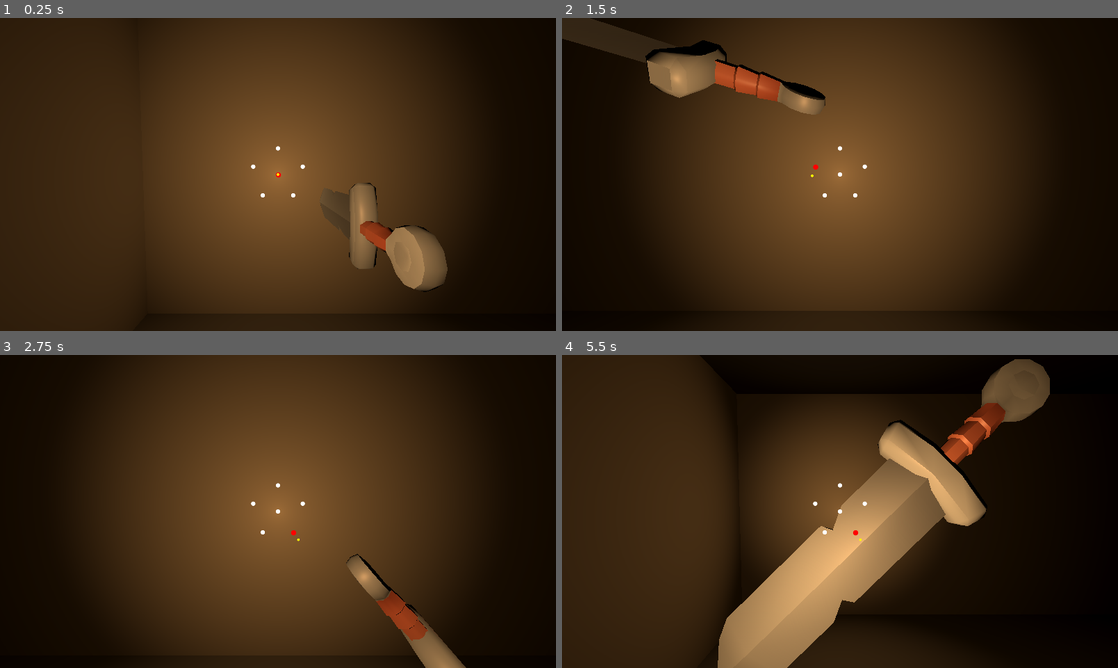
Above: before the commit, frames 1-4 (two rows, left to right).
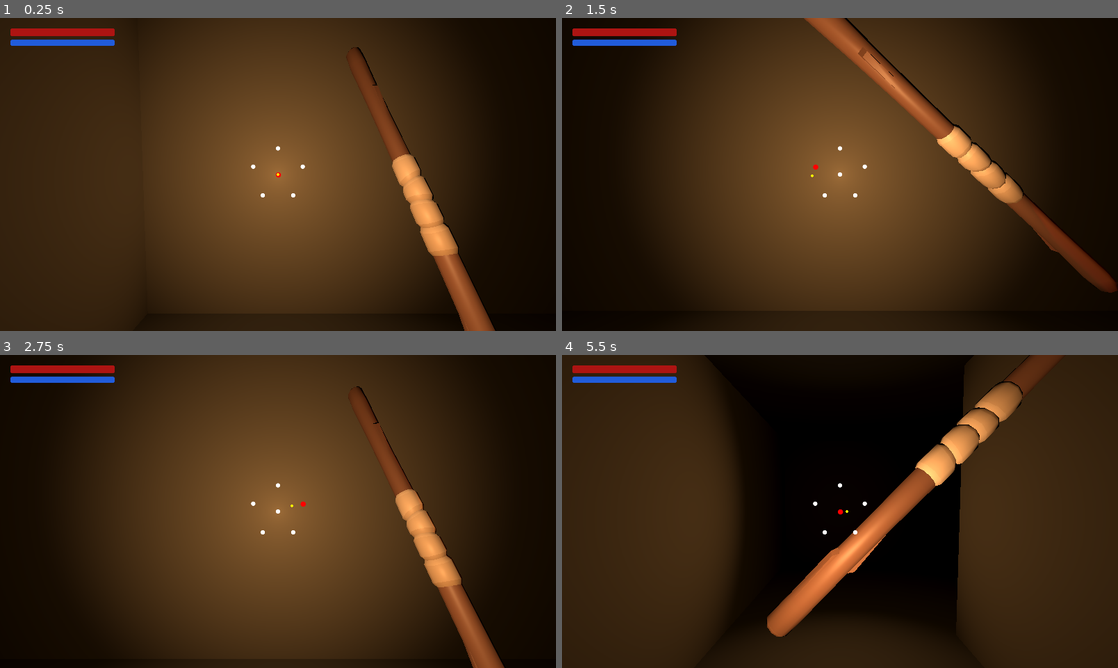
Above: after the commit, the same moments.

Repository: MendelDdS/pdc-godot
Game: Godot game, scene res://scenes/main.tscn
Same seed, same stepped clock (60 frames per second), same inputs: the game is played once before the commit and once after it.
Inputs (mouse positions are in pixels of both pictures, inside the frame that each line leads up to):
- Up to frame 1 (0.25 s): no input
- Up to frame 2 (1.5 s): move the mouse to (867, 174) at 0.52 s; hold D (Right strafe) 0.53-1.28 s; hold Right mouse button (Item Passive) 0.53-1.28 s; click (867, 174) at 0.6 s; tap Enter at 1.25 s; move the mouse to (812, 174) at 1.27 s; hold Down (Back) from 1.28 s (still down); right-click (812, 174) at 1.35 s
- Up to frame 3 (2.75 s): click (250, 511) at 1.55 s; move the mouse to (289, 505) at 2.02 s; release Down (Back) at 2.03 s; hold D (Right strafe) from 2.03 s (still down); hold Up (Foward) from 2.03 s (still down); right-click (289, 505) at 2.3 s
- Up to frame 4 (5.5 s): move the mouse to (834, 517) at 2.77 s; release Up (Foward) at 2.78 s; click (834, 517) at 2.85 s; move the mouse to (878, 514) at 3.52 s; release D (Right strafe) at 3.53 s; hold Right mouse button (Item Passive) 3.53-4.28 s; hold A (Left strafe) 3.53-5.03 s; move the mouse to (795, 508) at 4.27 s; click (795, 508) at 4.35 s; move the mouse to (845, 511) at 5.02 s; hold Down (Back) from 5.03 s (still down); hold Right mouse button (Item Passive) from 5.03 s (still down)

The runs differ from the first frame. In frame 1, 7.3% of the frame differs, in the area x 1-90%, y 3-100%; in frame 2, 9.9%; in frame 3, 6.3%; in frame 4, 55%, in the area x 1-100%, y 0-100%.

Commit message:
feat(#0000): implement idle animation and player resources UI

Diff:
--- a/scenes/actors/player/player.gd
+++ b/scenes/actors/player/player.gd
@@ -8,6 +8,13 @@
 @export var player_class: PlayerClass = PlayerClass.MAGE
 @export var warrior_starting_weapon_scene: PackedScene
 @export var mage_starting_weapon_scene: PackedScene
+@export var max_stamina: float = 100.0
+@export var stamina_regen_per_second: float = 18.0
+@export var sword_attack_stamina_cost: float = 18.0
+@export var block_stamina_cost: float = 14.0
+@export var max_mana: float = 100.0
+@export var mana_regen_per_second: float = 10.0
+@export var spell_mana_cost: float = 22.0
 
 const MOVE_DURATION: float = 0.35
 const ROTATE_DURATION: float = 0.3
@@ -36,6 +43,7 @@
 @onready var right_ray: RayCast3D = $RightRay
 @onready var melee_ray: RayCast3D = $CameraPivot/Camera3D/MeleeRay
 @onready var weapon_attack_animator: WeaponAttackAnimator = $WeaponAttackAnimator
+@onready var resources_ui: CanvasLayer = $PlayerResourcesUI
 
 var player_name: String = "Mendel"
 var is_moving: bool = false
@@ -57,6 +65,8 @@
 var active_attack_is_critical: bool = false
 var queued_magic_is_critical: bool = false
 var can_attack: bool = true
+var stamina: float = 100.0
+var mana: float = 100.0
 
 const ATTACK_RECOVERY_DELAY: float = 0.0
 
@@ -73,6 +83,10 @@
 	health_component.damage_taken.connect(_on_take_damage)
 
 	combat_ui.direction_changed.connect(_on_combat_direction_changed)
+	stamina = max_stamina
+	mana = max_mana
+	resources_ui.setup_for_class(player_class == PlayerClass.MAGE)
+	_update_resources_ui()
 
 	var starting_weapon_scene := _get_starting_weapon_scene()
 	if starting_weapon_scene != null:
@@ -85,6 +99,7 @@
 	handle_head_bob(delta)
 	handle_movement_input()
 	handle_combat_input()
+	_update_resources(delta)
 	_update_attack_recovery(delta)
 	update_weapon_stance(delta)
 
@@ -101,7 +116,7 @@
 		block_ready_msec = -100000
 		defense_pose_ready = false
 
-	is_defending = Input.is_action_pressed("Item Passive")
+	is_defending = Input.is_action_pressed("Item Passive") and _can_defend()
 	if not is_defending:
 		defense_pose_ready = false
 
@@ -109,18 +124,18 @@
 		return
 
 	if _is_using_staff():
-		if Input.is_action_just_pressed("Item Action") and can_attack and not is_defending:
+		if Input.is_action_just_pressed("Item Action") and can_attack and not is_defending and _has_mana_for_spell():
 			active_weapon_combat.start_draw(combat_ui.current_direction)
 		elif Input.is_action_just_released("Item Action") and active_weapon_combat.is_drawing():
 			var cast_result: Dictionary = active_weapon_combat.finish_draw()
-			if cast_result["valid"]:
+			if cast_result["valid"] and _consume_mana(spell_mana_cost):
 				queued_magic_is_critical = cast_result["critical"]
 				perform_attack()
 	elif Input.is_action_just_pressed("Item Action") and can_attack and not is_defending:
 		perform_attack()
 
 func is_blocking() -> bool:
-	return is_defending
+	return is_defending and _can_defend()
 
 func is_perfect_blocking() -> bool:
 	if not is_defending or not defense_pose_ready:
@@ -152,6 +167,9 @@
 	return current_weapon != null and not _is_using_staff()
 
 func play_block_impact_feedback() -> void:
+	if _is_using_sword():
+		_consume_stamina(block_stamina_cost)
+
 	var original_pos := weapon_pivot.position
 	var original_quat := weapon_pivot.quaternion
 	var recoil_pos := original_pos + Vector3(0.04, 0.05, 0.24)
@@ -194,17 +212,56 @@
 	if attack_recovery_timer <= 0.0:
 		attack_recovering = false
 
+func _update_resources(delta: float) -> void:
+	if _is_using_sword() and not is_attacking:
+		stamina = minf(stamina + stamina_regen_per_second * delta, max_stamina)
+	if _is_using_staff() and not is_attacking:
+		mana = minf(mana + mana_regen_per_second * delta, max_mana)
+	_update_resources_ui()
+
+func _update_resources_ui() -> void:
+	if resources_ui == null:
+		return
+
+	resources_ui.set_health(health_component.current_health, health_component.max_health)
+	resources_ui.set_stamina(stamina, max_stamina)
+	resources_ui.set_mana(mana, max_mana)
+
+func _can_defend() -> bool:
+	return not _is_using_sword() or stamina > 0.0
+
+func _has_mana_for_spell() -> bool:
+	return mana >= spell_mana_cost
+
+func _consume_stamina(amount: float) -> bool:
+	if stamina < amount:
+		return false
+
+	stamina -= amount
+	_update_resources_ui()
+	return true
+
+func _consume_mana(amount: float) -> bool:
+	if mana < amount:
+		return false
+
+	mana -= amount
+	_update_resources_ui()
+	return true
+
 func update_weapon_stance(delta: float) -> void:
 	if active_weapon_combat == null or is_attacking or attack_recovering:
 		return
 
-	var result: Dictionary = active_weapon_combat.update_weapon_stance(delta, is_defending, DEFENSE_STANCE)
+	var result: Dictionary = active_weapon_combat.update_weapon_stance(delta, is_defending, DEFENSE_STANCE, not is_moving and not is_rotating)
 	if is_defending and not defense_pose_ready and result.get("defense_ready", false):
 		defense_pose_ready = true
 		block_ready_msec = Time.get_ticks_msec()
 
 func perform_attack() -> void:
 	if is_attacking or not can_attack or active_weapon_combat == null:
+		return
+	if _is_using_sword() and not _consume_stamina(sword_attack_stamina_cost):
 		return
 
 	is_attacking = true
@@ -545,12 +602,15 @@
 
 func _on_died() -> void:
 	print(player_name + " died!")
+	_update_resources_ui()
 	#queue_free()
 
 func _on_health_changed() -> void:
 	print("Cura recebida! HP: ", health_component.current_health)
+	_update_resources_ui()
 
 func _on_take_damage() -> void:
+	_update_resources_ui()
 	_play_damage_camera_shake()
 
 func _play_damage_camera_shake() -> void:
--- a/scenes/actors/player/player.tscn
+++ b/scenes/actors/player/player.tscn
@@ -7,6 +7,7 @@
 [ext_resource type="PackedScene" uid="uid://t4el21g5ilqe" path="res://scenes/camera/CameraPivot.tscn" id="2_oj104"]
 [ext_resource type="PackedScene" uid="uid://ciofb6tsj0kku" path="res://scenes/actors/items/weapons/simple_staff.tscn" id="2_staff_weapon"]
 [ext_resource type="PackedScene" uid="uid://dh4s2qj4kx12i" path="res://scenes/actors/items/weapons/simple_sword.tscn" id="2_sword_weapon"]
+[ext_resource type="PackedScene" uid="uid://cq7ssam8cx4cn" path="res://scenes/ui/player_resources_ui.tscn" id="3_resources_ui"]
 
 [sub_resource type="CapsuleMesh" id="CapsuleMesh_l17oj"]
 height = 1.8
@@ -16,7 +17,6 @@
 
 [node name="Player" type="CharacterBody3D" unique_id=2122427803]
 script = ExtResource("1_1fipg")
-player_class = 0
 warrior_starting_weapon_scene = ExtResource("2_sword_weapon")
 mage_starting_weapon_scene = ExtResource("2_staff_weapon")
 
@@ -55,3 +55,5 @@
 target_position = Vector3(0, 0, -3.5)
 
 [node name="CombatUI" parent="." unique_id=813536664 instance=ExtResource("2_combat")]
+
+[node name="PlayerResourcesUI" parent="." unique_id=188777756 instance=ExtResource("3_resources_ui")]
--- a/scenes/actors/player/staff_combat.gd
+++ b/scenes/actors/player/staff_combat.gd
@@ -8,6 +8,9 @@
 const STANCE_ROTATE_SPEED: float = 12.0
 const DEFENSE_READY_DISTANCE: float = 0.04
 const DEFENSE_READY_ROT_DOT: float = 0.995
+const BREATH_FREQ: float = 1.3
+const BREATH_POS_AMOUNT: Vector3 = Vector3(0.014, 0.024, 0.01)
+const BREATH_ROT_AMOUNT: Vector3 = Vector3(0.65, 0.25, 0.55)
 const MAGIC_CRITICAL_MAX_TIME: float = 0.3
 const MAGIC_SPELL_PATTERNS: Array[Array] = [
 	[5, 1, 2],
@@ -25,6 +28,7 @@
 var sequence: Array[int] = []
 var sequence_times: Array[int] = []
 var drawn_edges: Dictionary = {}
+var breath_time: float = 0.0
 
 func setup(ui: CombatUI, pivot: Node3D, player_camera: Camera3D) -> void:
 	combat_ui = ui
@@ -110,8 +114,9 @@
 	draw_invalid = false
 	draw_closed = false
 	_clear_draw()
-
-func update_weapon_stance(delta: float, is_defending: bool, defense_stance: Dictionary) -> Dictionary:
+	breath_time = randf() * TAU
+
+func update_weapon_stance(delta: float, is_defending: bool, defense_stance: Dictionary, is_idle: bool = false) -> Dictionary:
 	if drawing:
 		return {"defense_ready": false}
 
@@ -120,6 +125,10 @@
 	if is_defending:
 		base_target_pos = defense_stance["pos"]
 		base_target_quat = _degrees_to_quat(defense_stance["rot"])
+	elif is_idle:
+		var breath := _get_breath_offset(delta)
+		base_target_pos += breath["pos"]
+		base_target_quat *= _local_quat(breath["rot"])
 
 	var rotate_speed := DEFENSE_TRANSITION_SPEED if is_defending else STANCE_ROTATE_SPEED
 	var weight := clampf(delta * rotate_speed, 0.0, 1.0)
@@ -133,6 +142,15 @@
 		defense_ready = position_ready and rotation_ready
 
 	return {"defense_ready": defense_ready}
+
+func _get_breath_offset(delta: float) -> Dictionary:
+	breath_time += delta * BREATH_FREQ
+	var wave := sin(breath_time)
+	var side_wave := sin(breath_time * 0.57 + 1.0)
+	return {
+		"pos": Vector3(BREATH_POS_AMOUNT.x * side_wave, BREATH_POS_AMOUNT.y * wave, BREATH_POS_AMOUNT.z * wave),
+		"rot": Vector3(BREATH_ROT_AMOUNT.x * wave, BREATH_ROT_AMOUNT.y * side_wave, BREATH_ROT_AMOUNT.z * side_wave)
+	}
 
 func handle_direction_changed(dir_index: int, is_attacking: bool, ui_locked: bool) -> void:
 	if is_attacking or ui_locked:
--- a/scenes/actors/player/sword_combat.gd
+++ b/scenes/actors/player/sword_combat.gd
@@ -8,6 +8,9 @@
 const BOTTOM_CROSS_ARC_HEIGHT: float = 0.85
 const DEFENSE_READY_DISTANCE: float = 0.04
 const DEFENSE_READY_ROT_DOT: float = 0.995
+const BREATH_FREQ: float = 1.45
+const BREATH_POS_AMOUNT: Vector3 = Vector3(0.018, 0.028, 0.012)
+const BREATH_ROT_AMOUNT: Vector3 = Vector3(0.9, 0.35, 0.7)
 const STANCES = {
 	0: {"pos": Vector3(0.5, -0.3, -1), "rot": Vector3(0, -90, 90)},
 	1: {"pos": Vector3(0, 0.7, -1), "rot": Vector3(0, -90, 0)},
@@ -30,6 +33,7 @@
 var stance_actual_start_pos: Vector3 = Vector3.ZERO
 var stance_actual_start_quat: Quaternion = Quaternion.IDENTITY
 var stance_transition_elapsed: float = 0.0
+var breath_time: float = 0.0
 
 func setup(ui: CombatUI, pivot: Node3D, player_camera: Camera3D) -> void:
 	combat_ui = ui
@@ -42,8 +46,9 @@
 	target_stance_rot = STANCES[0]["rot"]
 	stance_transitioning = false
 	stance_transition_elapsed = 0.0
-
-func update_weapon_stance(delta: float, is_defending: bool, defense_stance: Dictionary) -> Dictionary:
+	breath_time = randf() * TAU
+
+func update_weapon_stance(delta: float, is_defending: bool, defense_stance: Dictionary, is_idle: bool = false) -> Dictionary:
 	var base_target_pos: Vector3 = target_stance_pos
 	var base_target_quat := _degrees_to_quat(target_stance_rot)
 
@@ -75,6 +80,11 @@
 		if progress >= 1.0:
 			stance_transitioning = false
 	else:
+		if is_idle and not is_defending:
+			var breath := _get_breath_offset(delta)
+			base_target_pos += breath["pos"]
+			base_target_quat *= _local_quat(breath["rot"])
+
 		var rotate_speed := DEFENSE_TRANSITION_SPEED if is_defending else STANCE_ROTATE_SPEED
 		var weight := clampf(delta * rotate_speed, 0.0, 1.0)
 		weapon_pivot.position = weapon_pivot.position.lerp(base_target_pos, weight)
@@ -87,6 +97,15 @@
 		defense_ready = position_ready and rotation_ready
 
 	return {"defense_ready": defense_ready}
+
+func _get_breath_offset(delta: float) -> Dictionary:
+	breath_time += delta * BREATH_FREQ
+	var wave := sin(breath_time)
+	var side_wave := sin(breath_time * 0.53 + 1.2)
+	return {
+		"pos": Vector3(BREATH_POS_AMOUNT.x * side_wave, BREATH_POS_AMOUNT.y * wave, BREATH_POS_AMOUNT.z * wave),
+		"rot": Vector3(BREATH_ROT_AMOUNT.x * wave, BREATH_ROT_AMOUNT.y * side_wave, BREATH_ROT_AMOUNT.z * side_wave)
+	}
 
 func handle_direction_changed(dir_index: int, is_attacking: bool, ui_locked: bool) -> void:
 	if is_attacking or ui_locked:
--- a/scenes/components/health_component.gd
+++ b/scenes/components/health_component.gd
@@ -23,7 +23,7 @@
 
 func heal_entity(value) -> void:
 	current_health += value
-	current_health = min(current_health, 100)
+	current_health = min(current_health, max_health)
 
 	emit_signal("healing")
 
--- /dev/null
+++ b/scenes/ui/player_resources_ui.gd
@@ -0,0 +1,23 @@
+extends CanvasLayer
+class_name PlayerResourcesUI
+
+@onready var health_bar: ProgressBar = $Root/Bars/HealthBar
+@onready var stamina_bar: ProgressBar = $Root/Bars/StaminaBar
+@onready var mana_bar: ProgressBar = $Root/Bars/ManaBar
+
+func setup_for_class(is_mage: bool) -> void:
+	stamina_bar.visible = not is_mage
+	mana_bar.visible = is_mage
+
+func set_health(value: float, max_value: float) -> void:
+	_set_bar(health_bar, value, max_value)
+
+func set_stamina(value: float, max_value: float) -> void:
+	_set_bar(stamina_bar, value, max_value)
+
+func set_mana(value: float, max_value: float) -> void:
+	_set_bar(mana_bar, value, max_value)
+
+func _set_bar(bar: ProgressBar, value: float, max_value: float) -> void:
+	bar.max_value = max_value
+	bar.value = clampf(value, 0.0, max_value)
--- /dev/null
+++ b/scenes/ui/player_resources_ui.tscn
@@ -0,0 +1,78 @@
+[gd_scene format=3 uid="uid://cq7ssam8cx4cn"]
+
+[ext_resource type="Script" path="res://scenes/ui/player_resources_ui.gd" id="1_resources"]
+
+[sub_resource type="StyleBoxFlat" id="StyleBoxFlat_bg"]
+bg_color = Color(0.04, 0.04, 0.045, 0.78)
+corner_radius_top_left = 4
+corner_radius_top_right = 4
+corner_radius_bottom_right = 4
+corner_radius_bottom_left = 4
+
+[sub_resource type="StyleBoxFlat" id="StyleBoxFlat_health"]
+bg_color = Color(0.68, 0.08, 0.07, 1)
+corner_radius_top_left = 4
+corner_radius_top_right = 4
+corner_radius_bottom_right = 4
+corner_radius_bottom_left = 4
+
+[sub_resource type="StyleBoxFlat" id="StyleBoxFlat_stamina"]
+bg_color = Color(0.18, 0.62, 0.22, 1)
+corner_radius_top_left = 4
+corner_radius_top_right = 4
+corner_radius_bottom_right = 4
+corner_radius_bottom_left = 4
+
+[sub_resource type="StyleBoxFlat" id="StyleBoxFlat_mana"]
+bg_color = Color(0.13, 0.36, 0.86, 1)
+corner_radius_top_left = 4
+corner_radius_top_right = 4
+corner_radius_bottom_right = 4
+corner_radius_bottom_left = 4
+
+[node name="PlayerResourcesUI" type="CanvasLayer"]
+script = ExtResource("1_resources")
+
+[node name="Root" type="Control" parent="."]
+layout_mode = 3
+anchors_preset = 0
+offset_left = 24.0
+offset_top = 24.0
+offset_right = 264.0
+offset_bottom = 96.0
+
+[node name="Bars" type="VBoxContainer" parent="Root"]
+layout_mode = 1
+anchors_preset = 15
+anchor_right = 1.0
+anchor_bottom = 1.0
+grow_horizontal = 2
+grow_vertical = 2
+theme_override_constants/separation = 8
+
+[node name="HealthBar" type="ProgressBar" parent="Root/Bars"]
+custom_minimum_size = Vector2(240, 18)
+layout_mode = 2
+show_percentage = false
+theme_override_styles/background = SubResource("StyleBoxFlat_bg")
+theme_override_styles/fill = SubResource("StyleBoxFlat_health")
+max_value = 100.0
+value = 100.0
+
+[node name="StaminaBar" type="ProgressBar" parent="Root/Bars"]
+custom_minimum_size = Vector2(240, 14)
+layout_mode = 2
+show_percentage = false
+theme_override_styles/background = SubResource("StyleBoxFlat_bg")
+theme_override_styles/fill = SubResource("StyleBoxFlat_stamina")
+max_value = 100.0
+value = 100.0
+
+[node name="ManaBar" type="ProgressBar" parent="Root/Bars"]
+custom_minimum_size = Vector2(240, 14)
+layout_mode = 2
+show_percentage = false
+theme_override_styles/background = SubResource("StyleBoxFlat_bg")
+theme_override_styles/fill = SubResource("StyleBoxFlat_mana")
+max_value = 100.0
+value = 100.0
Not shown, added: scenes/ui/player_resources_ui.gd.uid
